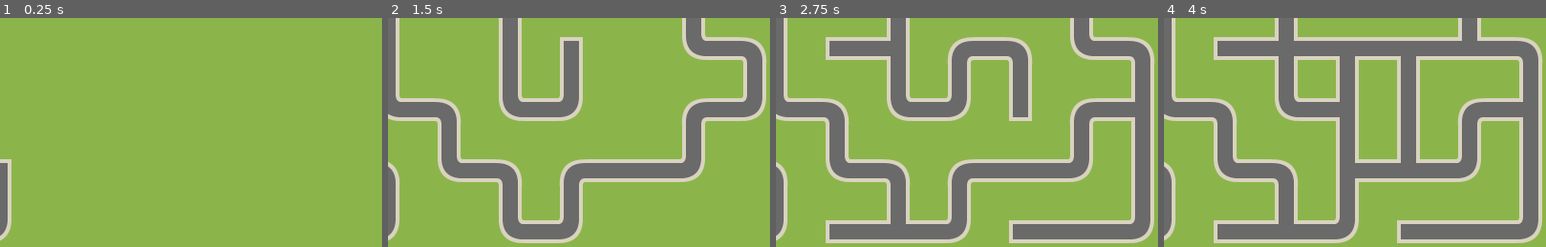
Above: before the commit, frames 1-4 (left to right).
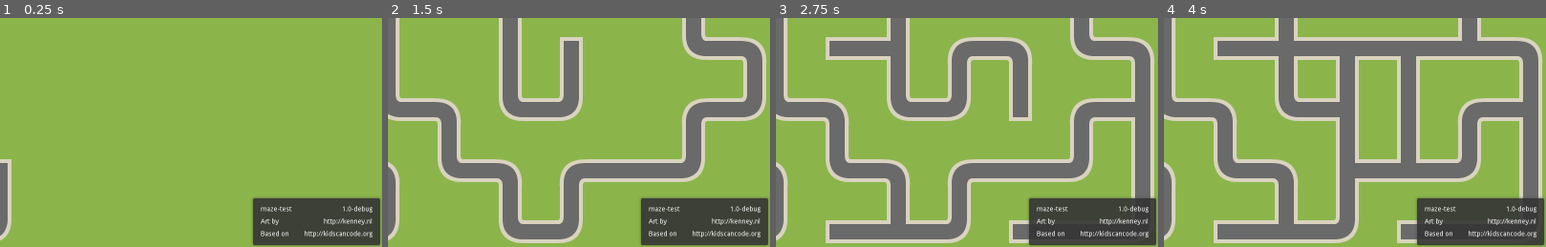
Above: after the commit, the same moments.

Repository: robpc/maze-test-game
Game: Godot game, scene res://Maze.tscn
Same seed, same stepped clock (60 frames per second), same inputs: the game is played once before the commit and once after it.
Inputs:
- Up to frame 1 (0.25 s): no input
- Up to frame 2 (1.5 s): no input
- Up to frame 3 (2.75 s): no input
- Up to frame 4 (4 s): tap Enter at 2.75 s
The pictures show only the part of the screen within x 50-100%, y 50-100%; the shares and areas given below are measured in that part.

The runs differ from the first frame. In frame 1, 7.2% of the frame differs, in the area x 66-100%, y 78-100%; in frame 2, 7.2%; in frame 3, 6.9%; in frame 4, 6.9%.

Commit message:
Add version and atrribution panel to the bottom right

Diff:
--- a/Maze.gd
+++ b/Maze.gd
@@ -23,6 +23,9 @@
 onready var timer = $Timer
 
 func _ready():
+	var version = ProjectSettings.get_setting('application/config/version')
+	print('version ', version)
+	$CanvasLayer/Margin/BottomPanel/List/Project.set_value(version)
 	reset()
 
 func reset(map_seed: int = 0):
--- a/Maze.tscn
+++ b/Maze.tscn
@@ -1,7 +1,21 @@
-[gd_scene load_steps=3 format=2]
+[gd_scene load_steps=5 format=2]
 
 [ext_resource path="res://Maze.gd" type="Script" id=1]
 [ext_resource path="res://resources/road_tiles.tres" type="TileSet" id=2]
+[ext_resource path="res://ui/LabelValue.tscn" type="PackedScene" id=3]
+
+[sub_resource type="StyleBoxFlat" id=1]
+content_margin_left = 16.0
+content_margin_right = 16.0
+content_margin_top = 16.0
+content_margin_bottom = 16.0
+bg_color = Color( 0.2, 0.2, 0.2, 0.878431 )
+corner_radius_top_left = 4
+corner_radius_top_right = 4
+corner_radius_bottom_right = 4
+corner_radius_bottom_left = 4
+shadow_color = Color( 0.227451, 0.227451, 0.227451, 0.207843 )
+shadow_size = 6
 
 [node name="Maze" type="Node2D"]
 script = ExtResource( 1 )
@@ -14,4 +28,52 @@
 wait_time = 5.0
 one_shot = true
 
+[node name="CanvasLayer" type="CanvasLayer" parent="."]
+
+[node name="Margin" type="MarginContainer" parent="CanvasLayer"]
+anchor_right = 1.0
+anchor_bottom = 1.0
+custom_constants/margin_right = 4
+custom_constants/margin_top = 4
+custom_constants/margin_left = 4
+custom_constants/margin_bottom = 4
+__meta__ = {
+"_edit_use_anchors_": false
+}
+
+[node name="BottomPanel" type="PanelContainer" parent="CanvasLayer/Margin"]
+margin_left = 1330.0
+margin_top = 858.0
+margin_right = 1596.0
+margin_bottom = 956.0
+size_flags_horizontal = 8
+size_flags_vertical = 8
+custom_styles/panel = SubResource( 1 )
+
+[node name="List" type="VBoxContainer" parent="CanvasLayer/Margin/BottomPanel"]
+margin_left = 16.0
+margin_top = 16.0
+margin_right = 250.0
+margin_bottom = 82.0
+custom_constants/separation = 12
+
+[node name="Project" parent="CanvasLayer/Margin/BottomPanel/List" instance=ExtResource( 3 )]
+margin_right = 234.0
+_label = "maze-test"
+_value = "v0.0-unk"
+
+[node name="Kenney" parent="CanvasLayer/Margin/BottomPanel/List" instance=ExtResource( 3 )]
+margin_top = 26.0
+margin_right = 234.0
+margin_bottom = 40.0
+_label = "Art by"
+_value = "http://kenney.nl"
+
+[node name="KidsCanCode" parent="CanvasLayer/Margin/BottomPanel/List" instance=ExtResource( 3 )]
+margin_top = 52.0
+margin_right = 234.0
+margin_bottom = 66.0
+_label = "Based on"
+_value = "http://kidscancode.org"
+
 [connection signal="timeout" from="Timer" to="." method="_on_timer_timeout"]
--- a/project.godot
+++ b/project.godot
@@ -10,7 +10,6 @@
 
 _global_script_classes=[  ]
 _global_script_class_icons={
-
 }
 
 [application]
@@ -18,6 +17,7 @@
 config/name="maze-test"
 run/main_scene="res://Maze.tscn"
 config/icon="res://icon.png"
+config/version="1.0-debug"
 
 [display]
 
--- /dev/null
+++ b/ui/LabelValue.gd
@@ -0,0 +1,31 @@
+tool
+extends HBoxContainer
+
+onready var name_label = $Label
+onready var value_label = $Value
+
+export var _label: String = 'Name'
+export var _value: String = 'Value'
+
+func _enter_tree():
+	if OS.has_feature('editor'):
+		var error = connect("visibility_changed", self, "_on_visibility_changed")
+		if error:
+			print_debug(error)
+
+func _on_visibility_changed():
+	if visible:
+		_ready()
+
+# Called when the node enters the scene tree for the first time.
+func _ready():
+	set_label(_label)
+	set_value(_value)
+
+func set_label(text: String) -> void:
+	name_label.text = text
+	_label = text
+
+func set_value(text: String) -> void:
+	value_label.text = text
+	_value = text
--- /dev/null
+++ b/ui/LabelValue.tscn
@@ -0,0 +1,24 @@
+[gd_scene load_steps=2 format=2]
+
+[ext_resource path="res://ui/LabelValue.gd" type="Script" id=1]
+
+[node name="LabelValue" type="HBoxContainer"]
+margin_right = 85.0
+margin_bottom = 14.0
+custom_constants/separation = 32
+script = ExtResource( 1 )
+__meta__ = {
+"_edit_use_anchors_": false
+}
+
+[node name="Label" type="Label" parent="."]
+margin_right = 38.0
+margin_bottom = 14.0
+text = "Name"
+
+[node name="Value" type="Label" parent="."]
+margin_left = 70.0
+margin_right = 105.0
+margin_bottom = 14.0
+size_flags_horizontal = 10
+text = "Value"
Not shown, changed: .github/workflows/release.yml
